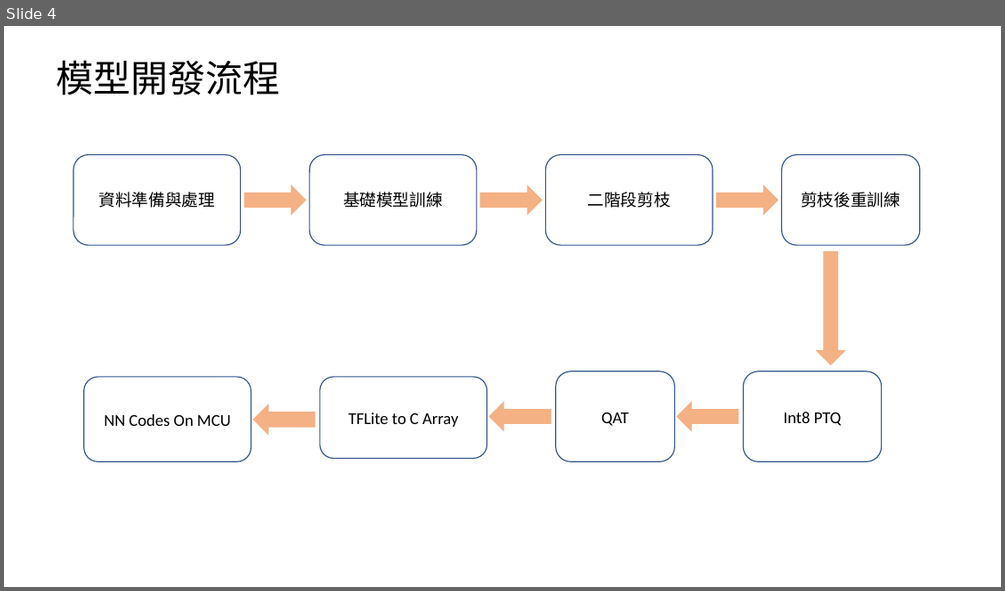
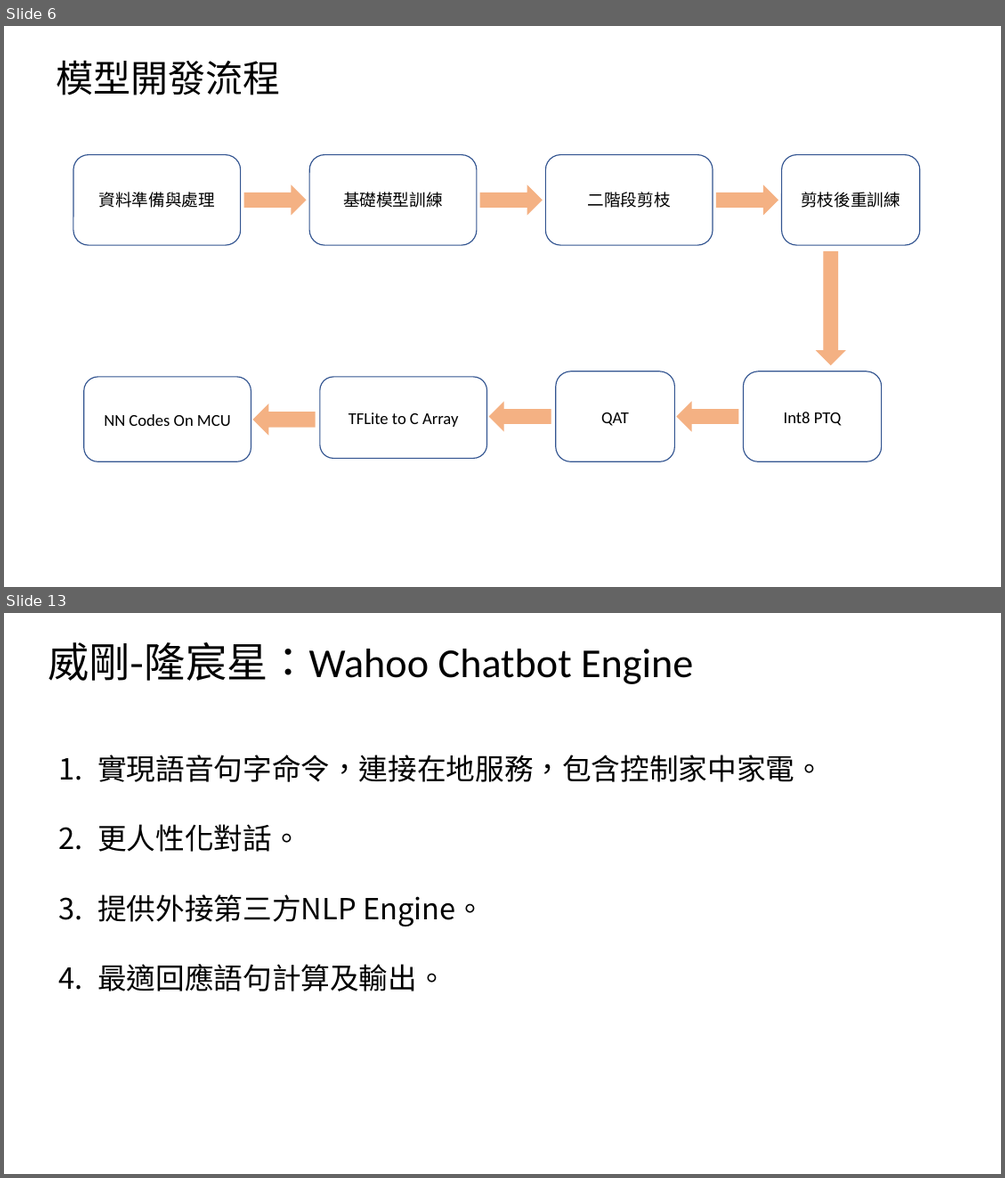
Before and after one commit to xrick/RickLiao-Repo, a slide deck: Interview_Repo/PPT/ppt_for_環球睿視.pptx. Shown one above the other, each under a label of ours: slide 4 before the commit, slides 6 and 13 after it; the slides between them are not shown. The pictures are 1005x591 and 1005x1178 pixels, drawn with LibreOffice and Linux fonts; fonts in the diff are those of the drawing. Boxes give left, top, right and bottom in pixels: in the first picture for what was removed or moved away, otherwise in the second. Text is boxed around its words. In the diff, an @@ line names an element or a change of style, - is before the commit and + after.

```diff
--- a/Interview_Repo/PPT/ppt_for_環球睿視.pptx
+++ b/Interview_Repo/PPT/ppt_for_環球睿視.pptx
@@ slide 13 added at [4,613,1001,1174], background #FFFFFF @@
@@ title added at [48,642,693,684], 39.6 pt, text #000000 @@
+威剛-隆宸星：Wahoo Chatbot Engine
@@ text added at [97,755,824,991], 28 pt, text #000000 @@
+1. 實現語音句字命令，連接在地服務，包含控制家中家電。
+2. 更人性化對話。
+3. 提供外接第三方NLP Engine。
+4. 最適回應語句計算及輸出。
@@ what was slide 4 is now slide 6 @@
```
Also in this commit, not shown: 12 other slides added, 2 other files.
